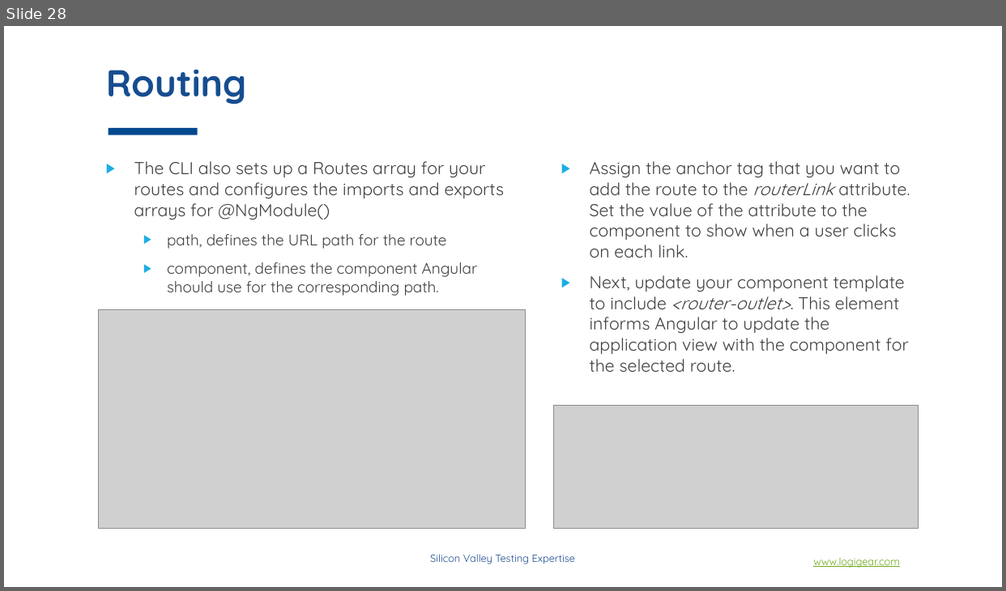
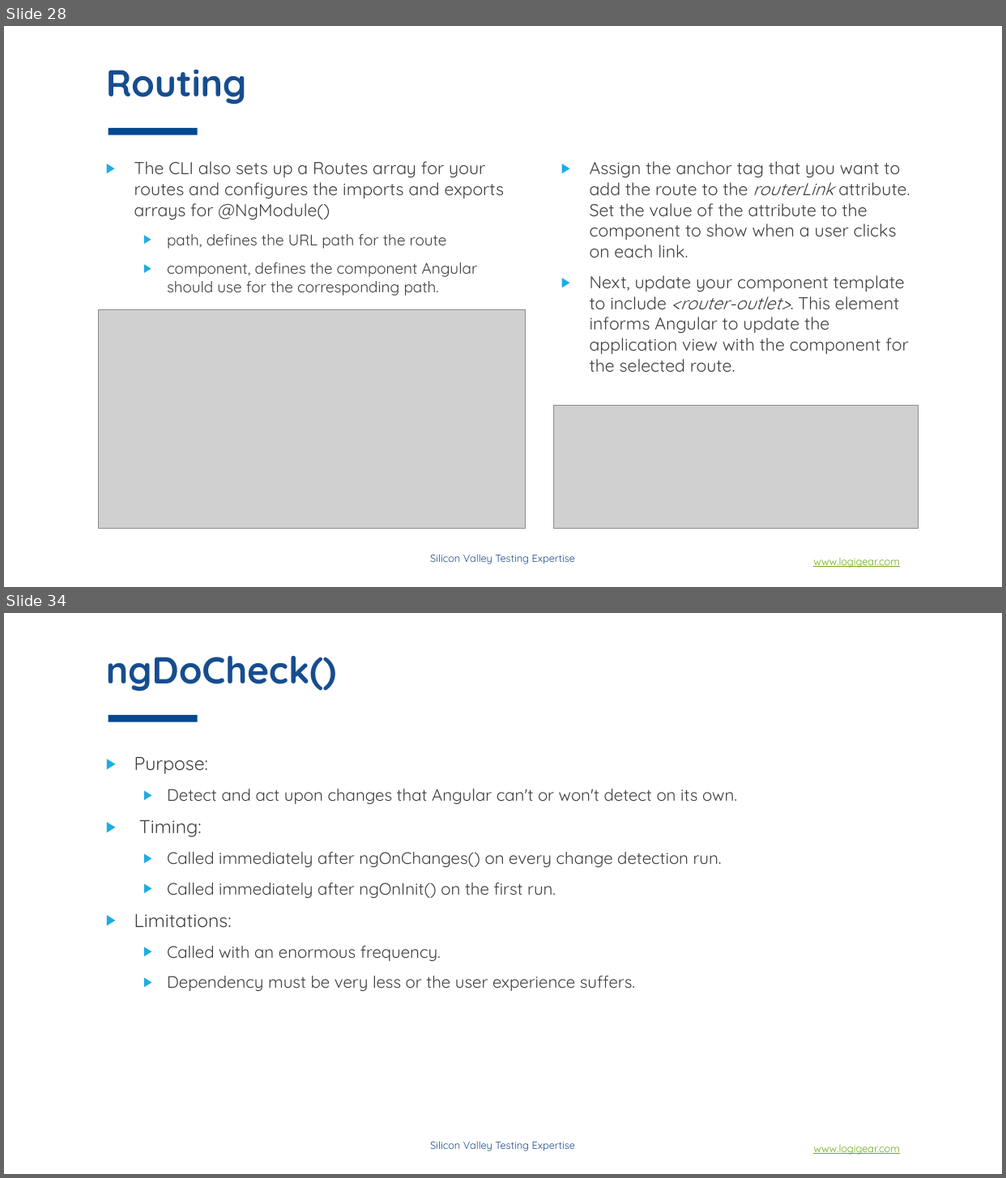
Before and after one commit to phongha1912/spring, a slide deck: doc/material/slides/section_2/Angular concepts.pptx. Shown one above the other, each under a label of ours: slide 28 before the commit, slides 28 and 34 after it; the slides between them are not shown. The pictures are 1006x591 and 1006x1178 pixels, drawn with LibreOffice and Linux fonts; fonts in the diff are those of the drawing; grey boxes stand for pictures; background and template pictures are left out. Boxes give left, top, right and bottom in pixels: in the first picture for what was removed or moved away, otherwise in the second. Text is boxed around its words. In the diff, an @@ line names an element or a change of style, - is before the commit and + after.

```diff
--- a/doc/material/slides/section_2/Angular concepts.pptx
+++ b/doc/material/slides/section_2/Angular concepts.pptx
@@ slide 34 added at <box>4,613,1002,1174</box>, background #FFFFFF; not listed: 3 template elements that a slide beside it also shows @@
@@ title added at <box>106,656,336,692</box>, 36 pt, text #164D90, bold @@
+ngDoCheck()
@@ text added at <box>134,757,737,991</box>, 16 pt, text #404040 @@
+▶ Purpose:
+  ▶ Detect and act upon changes that Angular can't or won't detect on its own.
+▶ Timing:
+  ▶ Called immediately after ngOnChanges() on every change detection run.
+  ▶ Called immediately after ngOnInit() on the first run.
+▶ Limitations:
+  ▶ Called with an enormous frequency.
+  ▶ Dependency must be very less or the user experience suffers.
```
Also in this commit, not shown: 10 other slides added, 1 slide removed, 21 other files.
